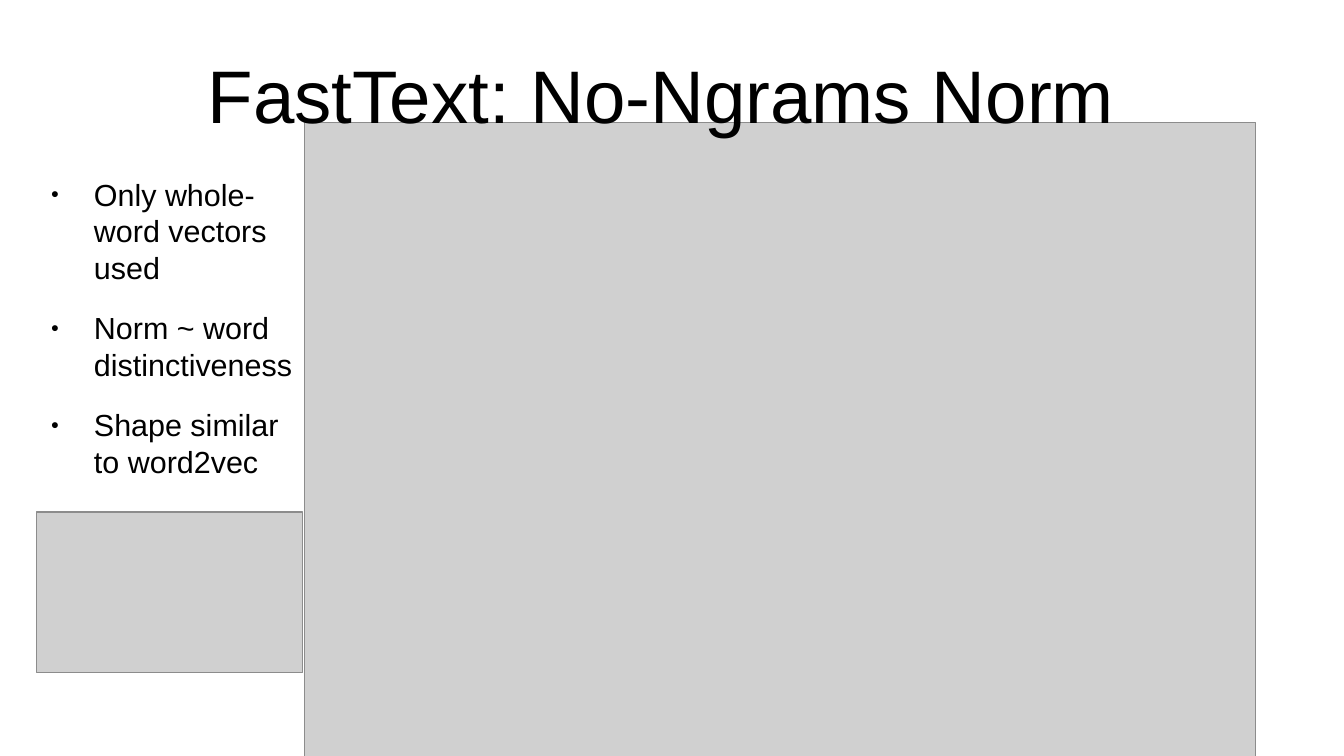
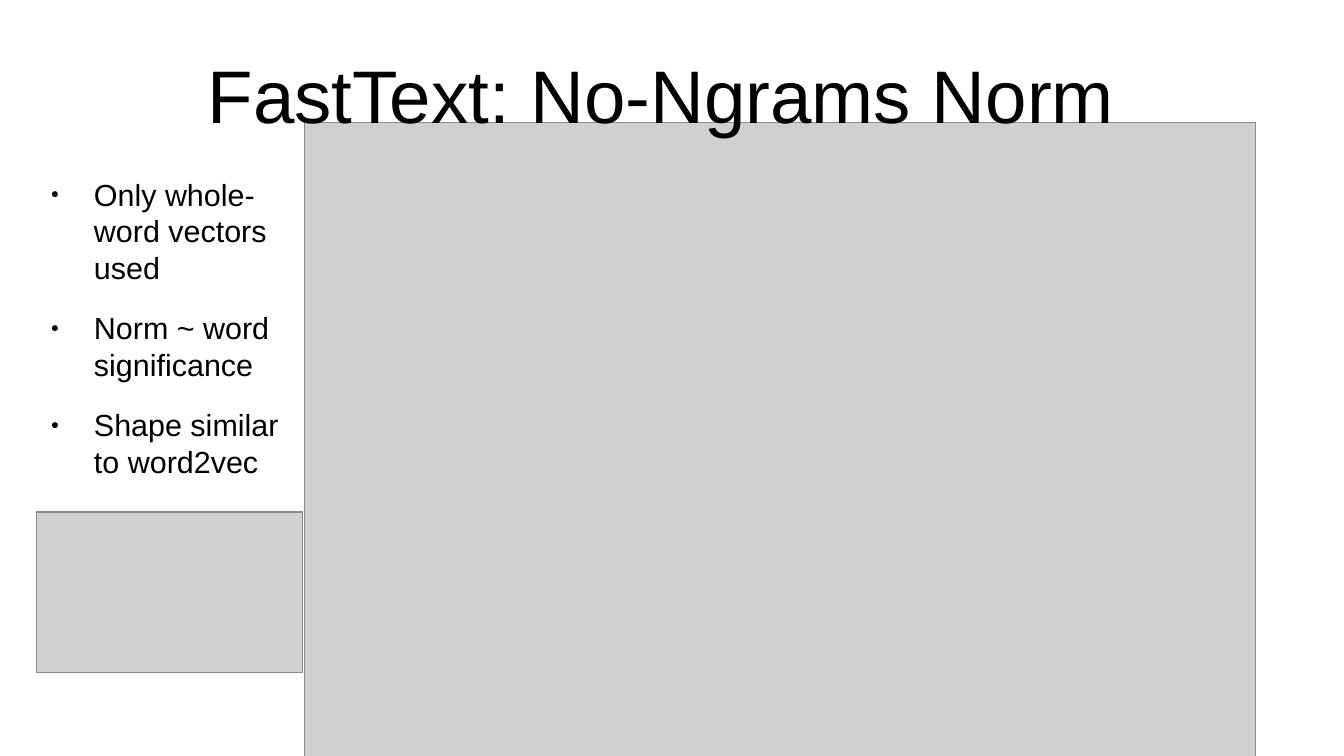
Before and after one commit to vackosar/fasttext-vector-norms-and-oov-words, a slide deck: slide 8 of presentation.odp. Drawn at 1344x756 pixels with LibreOffice and Linux fonts; fonts in the diff are those of the drawing; grey boxes stand for pictures. Boxes give left, top, right and bottom in pixels: in the first picture for what was removed or moved away, otherwise in the second. Text is boxed around its words. In the diff, an @@ line names an element or a change of style, - is before the commit and + after.

```diff
--- a/presentation.odp
+++ b/presentation.odp
@@ text at <box>94,317,269,382</box>: text changed @@
-● Norm ~ word distinctiveness
+● Norm ~ word significance
```
Also in this commit, not shown: 7 other slides changed.
